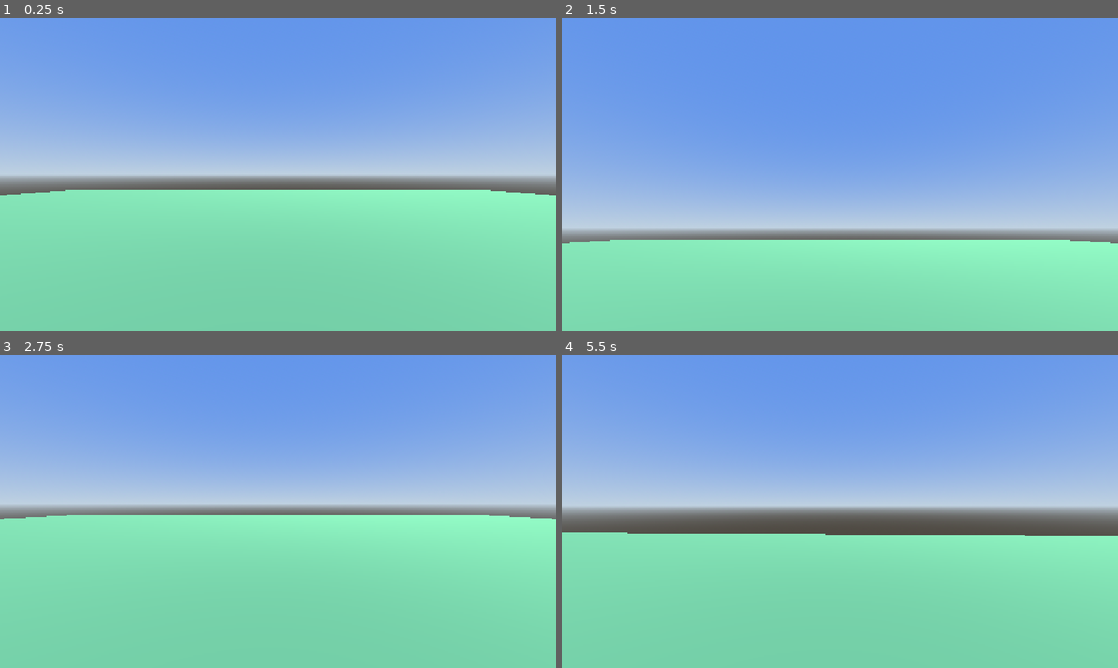
Above: before the commit, frames 1-4 (two rows, left to right).
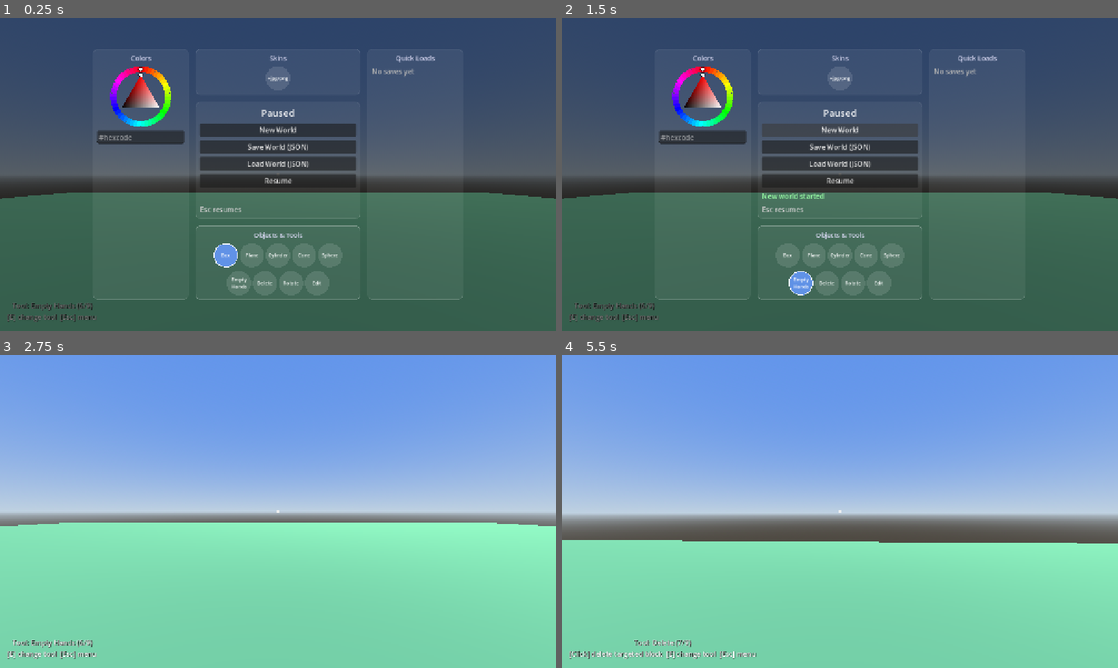
Above: after the commit, the same moments.

Repository: zenontherocks/worldmaker
Game: Godot game, scene res://scenes/Main.tscn
Same seed, same stepped clock (60 frames per second), same inputs: the game is played once before the commit and once after it.
Inputs (mouse positions are in pixels of both pictures, inside the frame that each line leads up to):
- Up to frame 1 (0.25 s): no input
- Up to frame 2 (1.5 s): click (840, 130) at 0.5 s, where only the run after the commit has a clickable "New World"; click (840, 130) at 1.25 s, where only the run after the commit has a clickable "New World"
- Up to frame 3 (2.75 s): click (278, 517) at 2 s, where only the run after the commit has a clickable "Resume"
- Up to frame 4 (5.5 s): move the mouse to (867, 511) at 2.77 s; hold Q (build_cycle_dimension) 2.78-3.53 s; hold W (move_forward) from 2.78 s (still down); click (867, 511) at 2.92 s; tap Space (jump) at 3.02, 3.77, 5.27 s; move the mouse to (812, 511) at 3.52 s; tap E (build_cycle_shape) at 3.6 s; move the mouse to (851, 505) at 4.27 s; hold Mouse wheel down (build_dimension_decrease) 4.28-5.03 s; move the mouse to (834, 517) at 5.02 s; tap Mouse wheel up (build_dimension_increase) at 5.1 s; click (834, 517) at 5.17 s

The runs differ from the first frame. In frame 1, 100% of the frame differs, in the area x 0-100%, y 0-100%; in frame 2, 100%; in frame 3, 6.1%; in frame 4, 8.4%.
Error before the commit: Parse Error: Too many arguments for "get_datetime_dict_from_unix_time()" call. Expected at most 1 but received 2. (res://scripts/ui/PauseMenuUI.gd:550)

Commit message:
Fix Quick Loads breaking the entire game (Main.gd failed to compile)
Time.get_datetime_dict_from_unix_time() in Godot 4.3 only takes the
timestamp argument -- no second utc/local bool like
get_datetime_dict_from_system() has. Passing one anyway was a hard
GDScript parse error, and it cascaded: PauseMenuUI.gd failed to
compile, which broke UIRoot.gd (instantiates it), which broke Main.gd
(typed as UIRoot) -- so Main._ready() never ran at all. That's a much
bigger blast radius than just a missing pause menu: it also meant
GameManager.register_world() never happened, so every placed object
was silently created and immediately dropped (never parented under
world_root). Confirmed via the deploy.yml export log, which prints
GDScript SCRIPT ERROR lines even on an exit-0 export -- worth checking
there first next time before speculating about runtime behavior no
Godot binary here can reproduce.

Fix: drop the unsupported second argument. The label now shows in UTC
instead of local time, since 4.3 doesn't expose a local-time
conversion for a unix timestamp the way it does for reading the live
system clock -- acceptable for a "which of my recent saves is this"
glance, not worth hand-rolling a manual UTC-offset correction for.

Diff:
--- a/scripts/ui/PauseMenuUI.gd
+++ b/scripts/ui/PauseMenuUI.gd
@@ -543,11 +543,15 @@
 ]
 
 
-## Local time, not UTC -- a quick-load timestamp is meant to answer "when
-## did I make this" from the player's own perspective, not the server's
-## (there being no server at all is rather the point of this project).
+## UTC, not the player's local time -- Godot 4.3's
+## get_datetime_dict_from_unix_time() takes only the timestamp itself (no
+## utc/local toggle like get_datetime_dict_from_system() has), so there's
+## no reliable local-time conversion available here without hand-rolling
+## one against the system's own UTC offset. Good enough for "which of my
+## last few saves is this" at a glance; exact wall-clock precision isn't
+## the point.
 func _format_recent_save_label(timestamp: int) -> String:
-	var d := Time.get_datetime_dict_from_unix_time(timestamp, false)
+	var d := Time.get_datetime_dict_from_unix_time(timestamp)
 	var hour12: int = d["hour"] % 12
 	if hour12 == 0:
 		hour12 = 12
